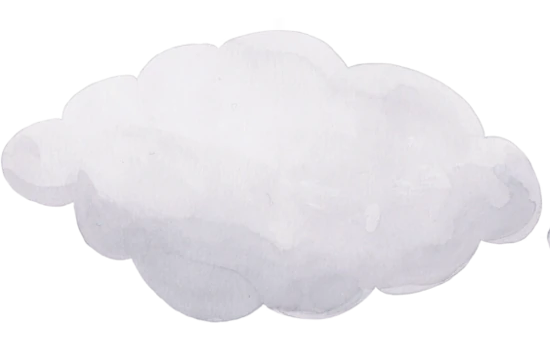
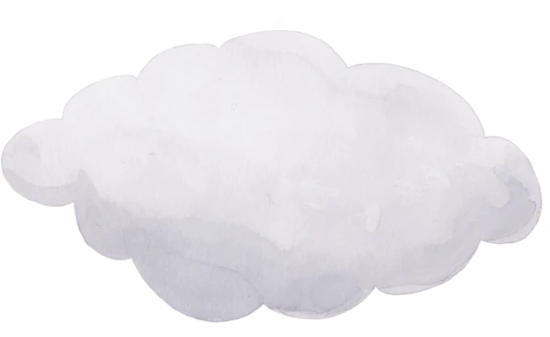
Two versions of the same layered image (550x337). Layer-by-layer changes:
painted on "Layer 1" over [546,228,550,249]
